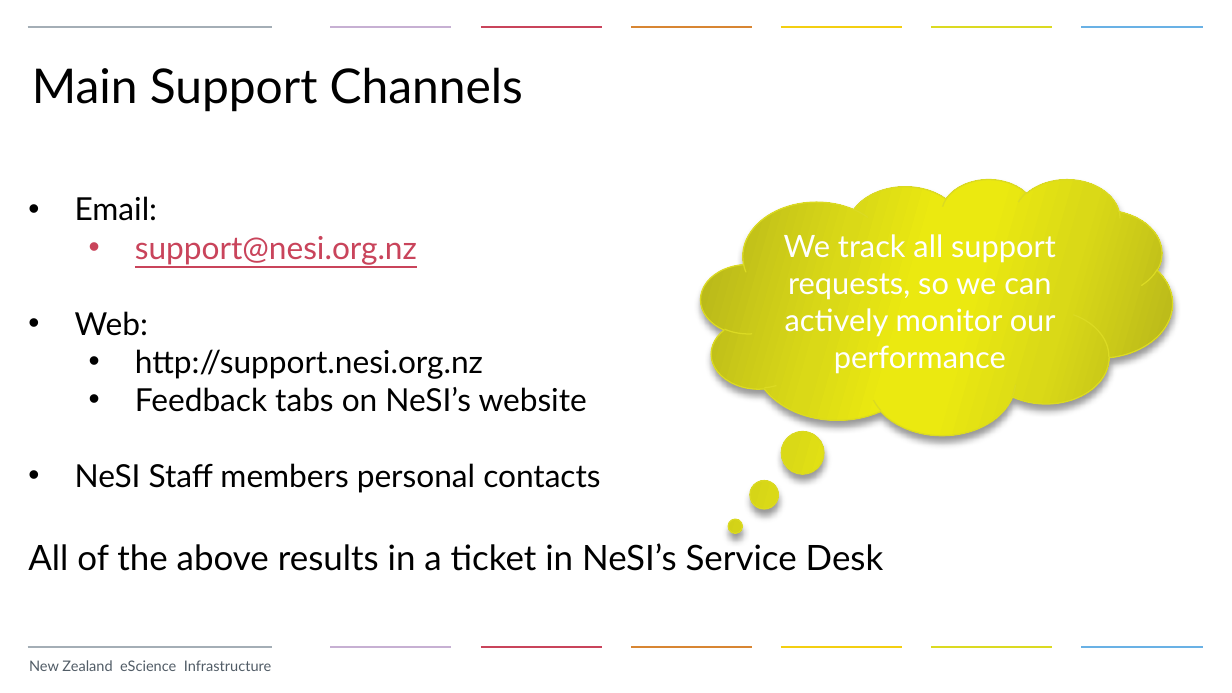
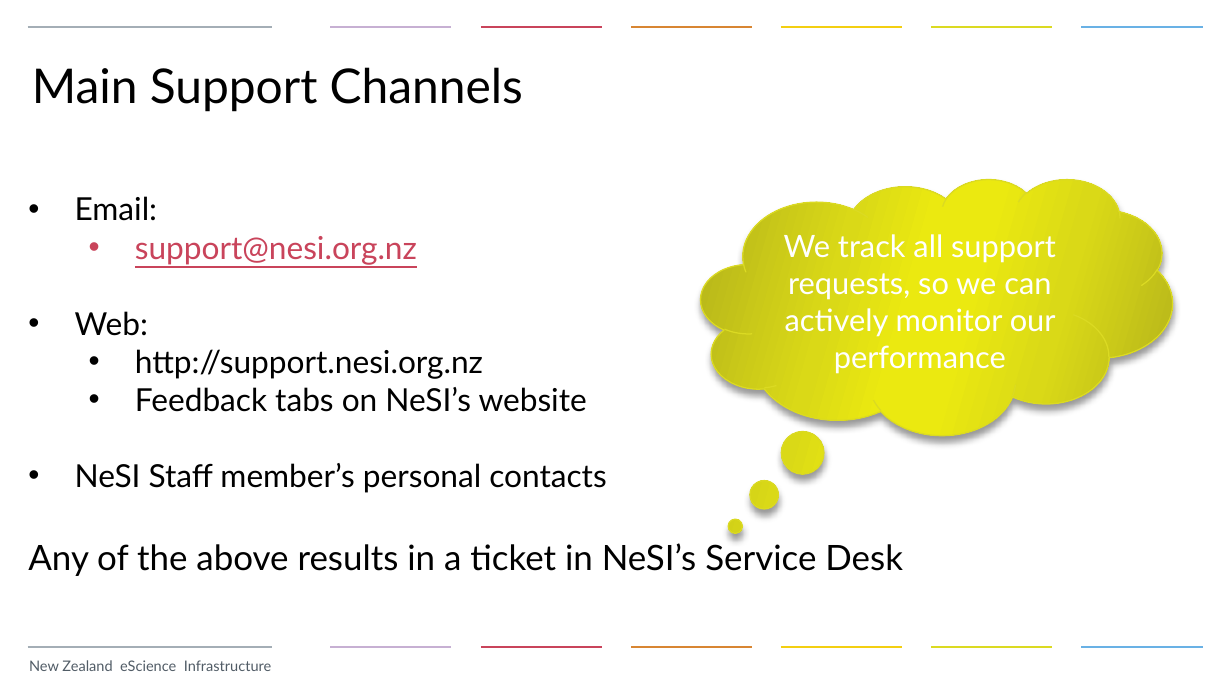
Before and after one commit to nesi/eResearch-NZ-2015, a slide deck: slide 2 of NeSI_I_Have_a Problem_and_I_Need_Support/NeSI_Servcie_Desk.pptx. Drawn at 1232x693 pixels with LibreOffice and Linux fonts; fonts in the diff are those of the drawing; background and template pictures are left out. Boxes give left, top, right and bottom in pixels: in the first picture for what was removed or moved away, otherwise in the second. Text is boxed around its words. In the diff, an @@ line names an element or a change of style, - is before the commit and + after.

Commit message:
Revision after initial review
Some spelling errors corrected.

```diff
--- a/NeSI_I_Have_a Problem_and_I_Need_Support/NeSI_Servcie_Desk.pptx
+++ b/NeSI_I_Have_a Problem_and_I_Need_Support/NeSI_Servcie_Desk.pptx
@@ text at [28, 463, 903, 576]: text changed @@
-• NeSI Staff members personal contacts
-All of the above results in a ticket in NeSI’s Service Desk
+• NeSI Staff member’s personal contacts
+Any of the above results in a ticket in NeSI’s Service Desk
```
Also in this commit, not shown: 2 other slides changed.
